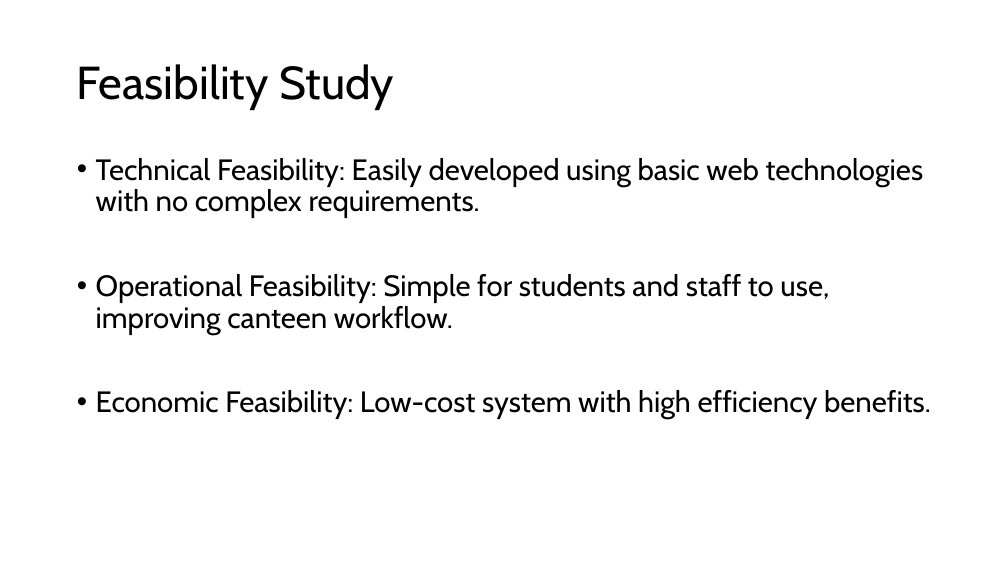
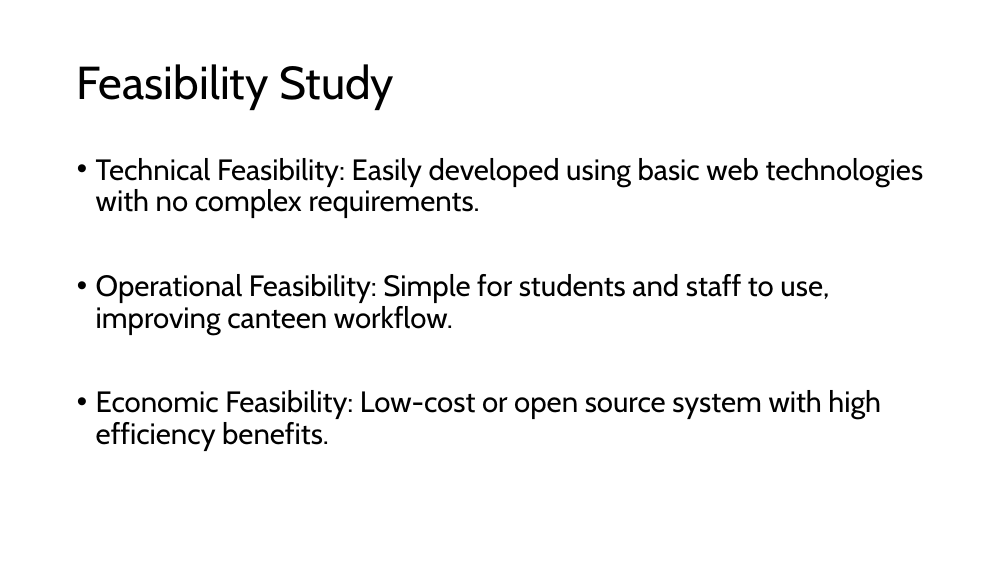
Before and after one commit to Lumineskz/project-ii-main, a slide deck: slide 4 of Slides/canteen title defense.pptx. Drawn at 1008x567 pixels with LibreOffice and Linux fonts; fonts in the diff are those of the drawing. Boxes give left, top, right and bottom in pixels: in the first picture for what was removed or moved away, otherwise in the second. Text is boxed around its words. In the diff, an @@ line names an element or a change of style, - is before the commit and + after.

```diff
--- a/Slides/canteen title defense.pptx
+++ b/Slides/canteen title defense.pptx
@@ text at <box>96,390,881,451</box>: text changed @@
-• Economic Feasibility: Low-cost system with high efficiency benefits.
+• Economic Feasibility: Low-cost or open source system with high efficiency benefits.
```
Also in this commit, not shown: 1 other slide changed, 1 other file.
